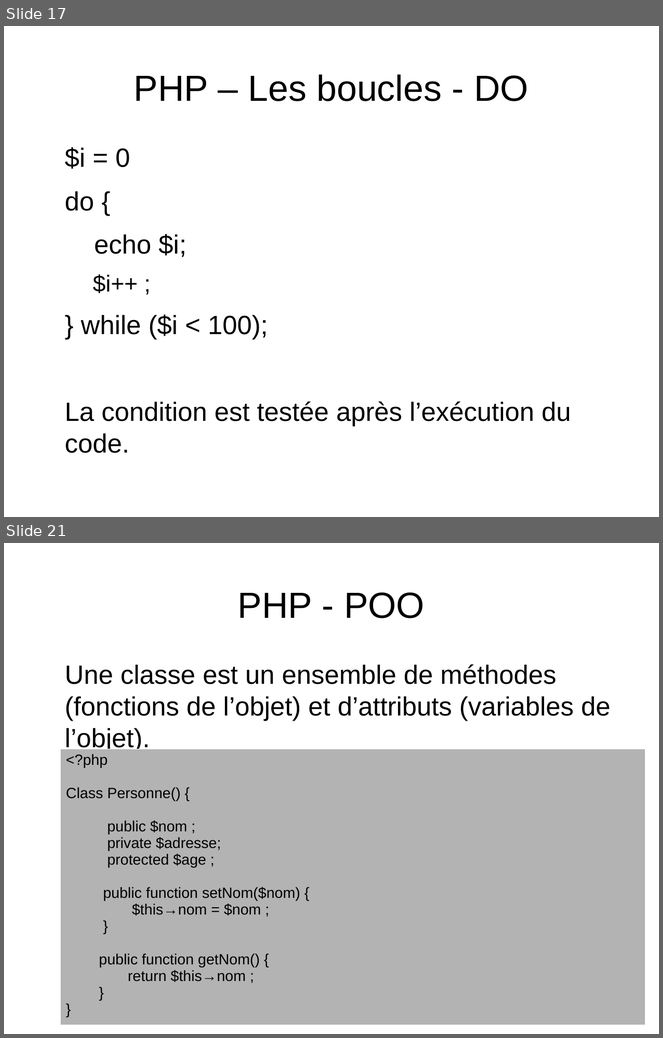
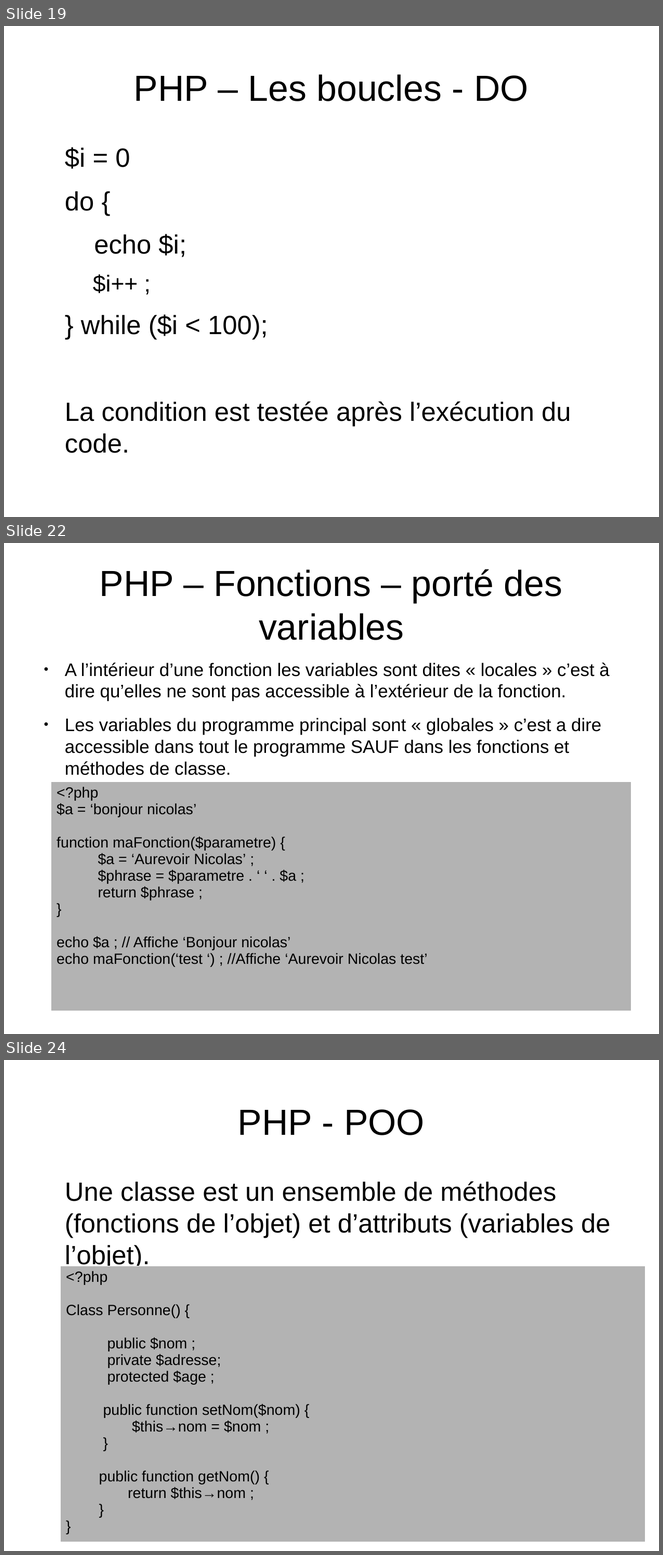
Before and after one commit to NicoM88/formation, a slide deck: PHP/formation.odp. Shown one above the other, each under a label of ours: slides 17 and 21 before the commit, slides 19, 22 and 24 after it; the slides between them are not shown. The pictures are 663x1038 and 663x1555 pixels, drawn with LibreOffice and Linux fonts; fonts in the diff are those of the drawing. Boxes give left, top, right and bottom in pixels: in the first picture for what was removed or moved away, otherwise in the second. Text is boxed around its words. In the diff, an @@ line names an element or a change of style, - is before the commit and + after.

```diff
--- a/PHP/formation.odp
+++ b/PHP/formation.odp
@@ slide 22 added at (4, 543, 659, 1034), background #FFFFFF @@
@@ title added at (100, 569, 563, 640), 44 pt, text #000000 @@
+PHP – Fonctions – porté des variables
@@ text added at (65, 663, 609, 775), 22 pt, text #000000 @@
+● A l’intérieur d’une fonction les variables sont dites « locales » c’est à dire qu’elles ne sont pas accessible à l’extérieur de la fonction.
+● Les variables du programme principal sont « globales » c’est a dire accessible dans tout le programme SAUF dans les fonctions et méthodes de classe.
@@ table added at (51, 782, 631, 1012), 1 rows, 1 columns @@
+<?php / $a = ‘bonjour nicolas’ / function maFonction($parametre) { / $a = ‘Aurevoir Nicolas’ ; / $phrase = $parametre . ‘ ‘ . $a ; / return $phrase ; / } / echo $a ; // Affiche ‘Bonjour nicolas’ / echo maFonction(‘test ‘) ; //Affiche ‘Aurevoir Nicolas test’
@@ what was slide 17 is now slide 19 @@
@@ what was slide 21 is now slide 24 @@
```
Also in this commit, not shown: 10 slides changed, 2 other slides added, 1 other file.
